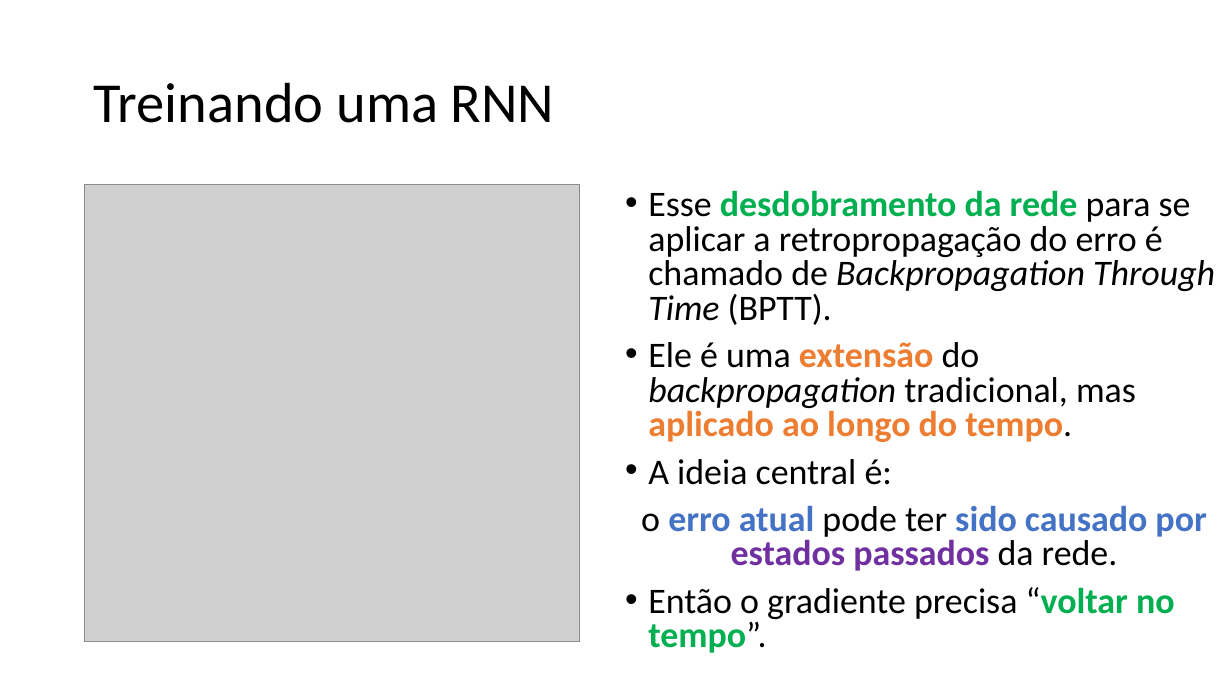
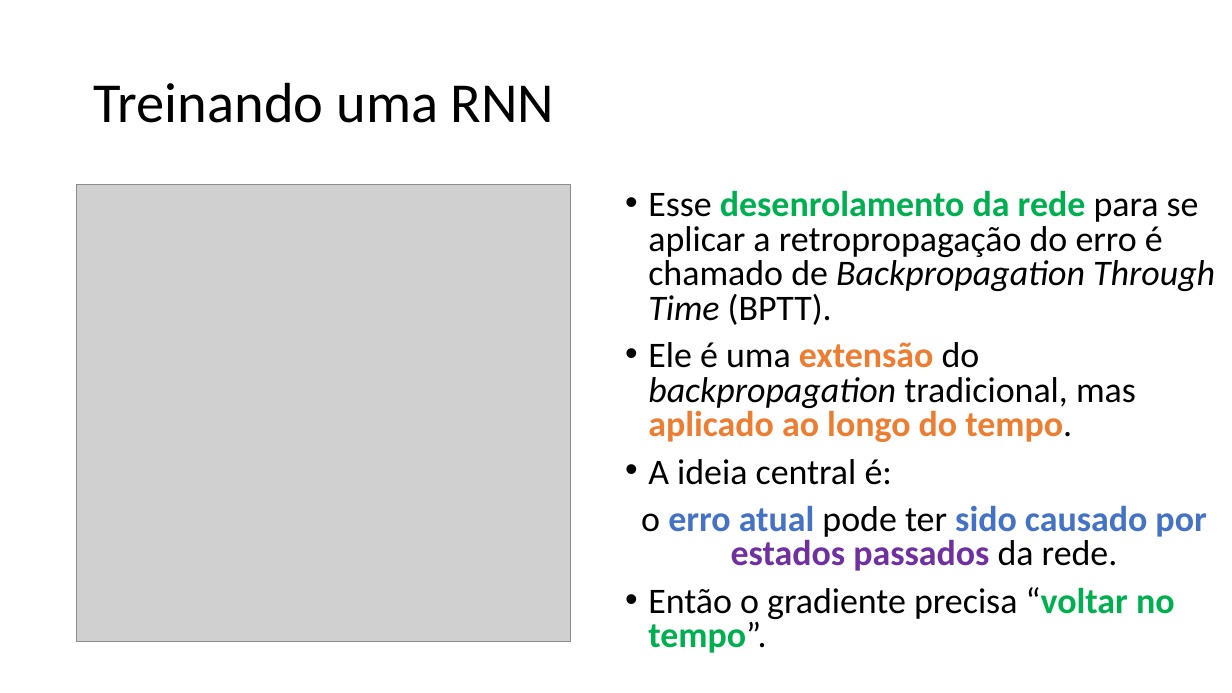
Before and after one commit to zz4fap/c24_inteligencia_artificial, a slide deck: slide 24 of slides/C24_RNN.pptx (slide 21 before the commit). Drawn at 1232x693 pixels with LibreOffice and Linux fonts; fonts in the diff are those of the drawing; grey boxes stand for pictures. Boxes give left, top, right and bottom in pixels: in the first picture for what was removed or moved away, otherwise in the second. Text is boxed around its words. In the diff, an @@ line names an element or a change of style, - is before the commit and + after.

```diff
--- a/slides/C24_RNN.pptx
+++ b/slides/C24_RNN.pptx
@@ picture: place and size @@
-picture at bbox=[85, 185, 579, 642]
+picture at bbox=[76, 185, 570, 642]
@@ text at bbox=[648, 190, 1215, 325]: text changed @@
-• Esse desdobramento da rede para se aplicar a retropropagação do erro é chamado de Backpropagation Through Time (BPTT).
+• Esse desenrolamento da rede para se aplicar a retropropagação do erro é chamado de Backpropagation Through Time (BPTT).
```
Also in this commit, not shown: 6 other slides changed, 5 slides added, 2 slides removed.
